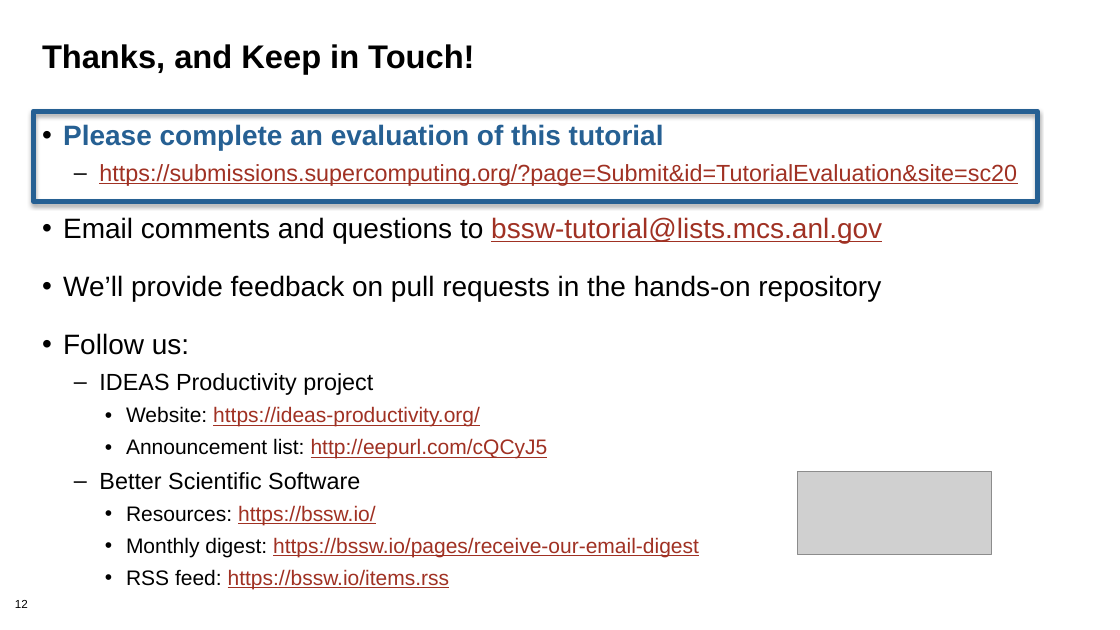
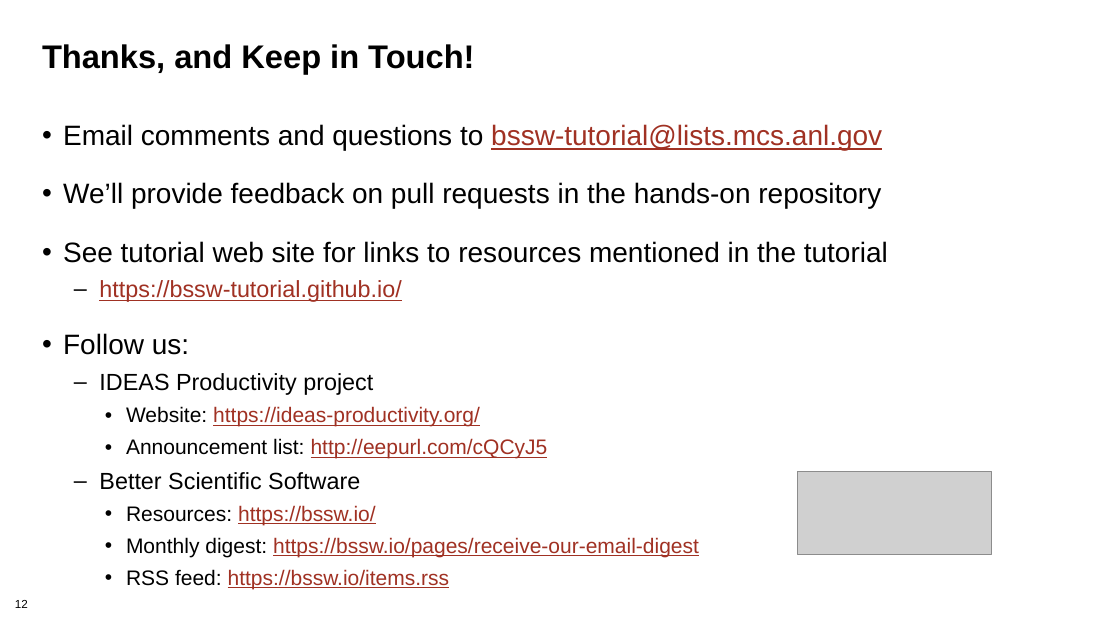
Before and after one commit to bssw-tutorial/presentations, a slide deck: slide 12 of final-presentations/2021-03-25-iss/09-summary.pptx. Drawn at 1120x630 pixels with LibreOffice and Linux fonts; fonts in the diff are those of the drawing; grey boxes stand for pictures; background and template pictures are left out. Boxes give left, top, right and bottom in pixels: in the first picture for what was removed or moved away, otherwise in the second. Text is boxed around its words. In the diff, an @@ line names an element or a change of style, - is before the commit and + after.

```diff
--- a/final-presentations/2021-03-25-iss/09-summary.pptx
+++ b/final-presentations/2021-03-25-iss/09-summary.pptx
@@ rectangle removed at (x1=34, y1=111, x2=1037, y2=201) @@
@@ text at (x1=63, y1=124, x2=1017, y2=186): paragraphs removed @@
-• Please complete an evaluation of this tutorial
-  – https://submissions.supercomputing.org/?page=Submit&id=TutorialEvaluation&site=sc20
@@ text at (x1=63, y1=241, x2=888, y2=302): paragraphs added @@
+• See tutorial web site for links to resources mentioned in the tutorial
+  – https://bssw-tutorial.github.io/
```
Also in this commit, not shown: 3 other slides changed, 1 other file.
